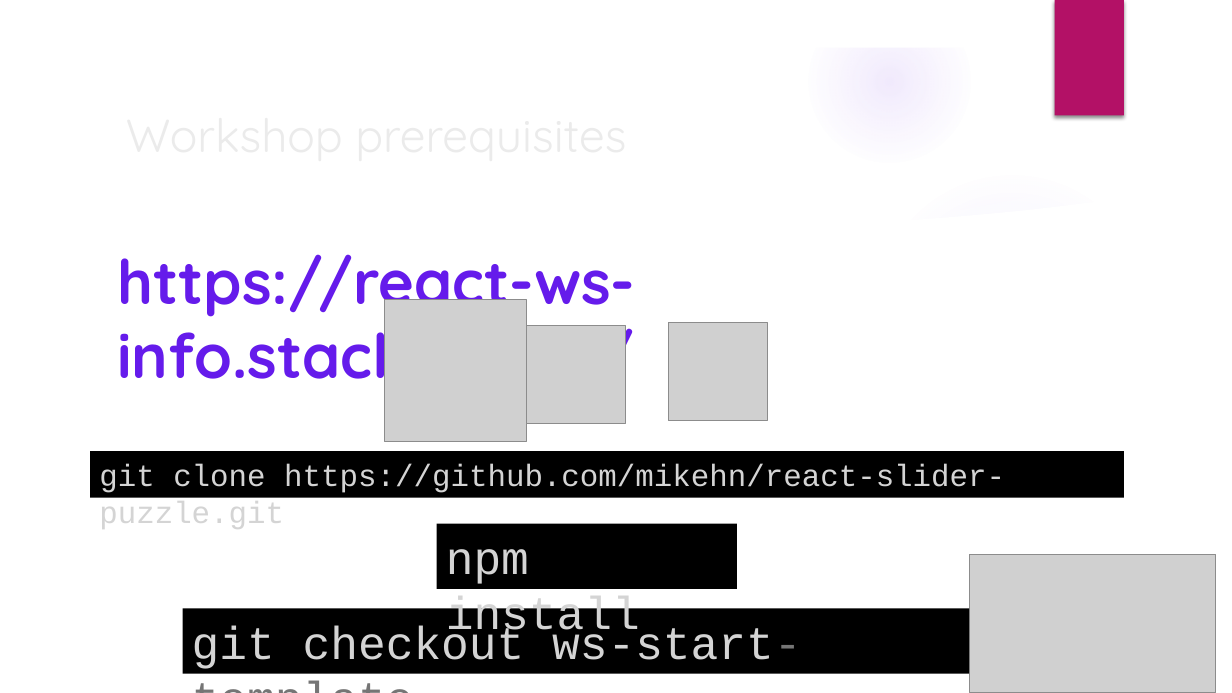
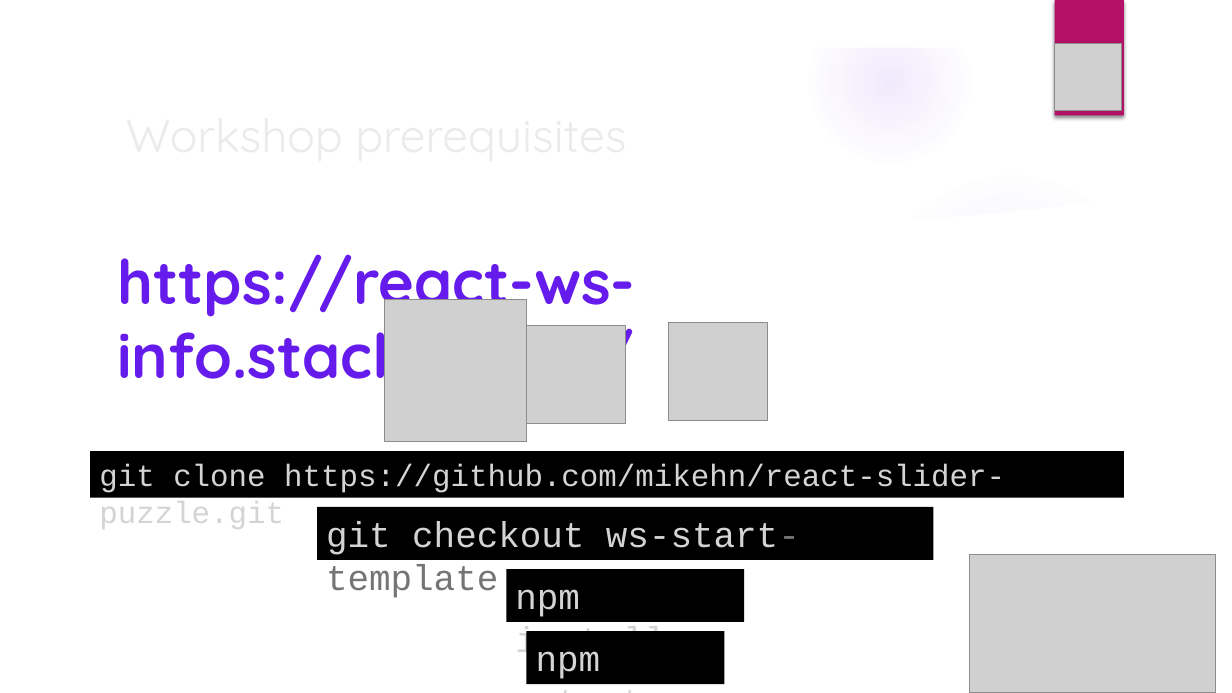
Before and after one commit to mikehn/react-slider-puzzle, a slide deck: slide 38 of React_SWPC_Workshop.pptx. Drawn at 1232x693 pixels with LibreOffice and Linux fonts; fonts in the diff are those of the drawing; grey boxes stand for pictures; background and template pictures are left out. Boxes give left, top, right and bottom in pixels: in the first picture for what was removed or moved away, otherwise in the second. Text is boxed around its words. In the diff, an @@ line names an element or a change of style, - is before the commit and + after.

Commit message:
Update: presentation small photo updates

```diff
--- a/React_SWPC_Workshop.pptx
+++ b/React_SWPC_Workshop.pptx
@@ picture added at bbox=[1055, 43, 1121, 110] @@
@@ rectangle "git checkout ws-start-template" at bbox=[317, 507, 933, 560]: size 36 to 28 pt @@
@@ rectangle "git checkout ws-start-template": place and size @@
-rectangle "git checkout ws-start-template" at bbox=[183, 609, 970, 675]
+rectangle "git checkout ws-start-template" at bbox=[317, 507, 933, 560]
@@ rectangle "npm install": place and size @@
-rectangle "npm install" at bbox=[437, 524, 738, 590]
+rectangle "npm install" at bbox=[506, 569, 744, 622]
@@ rectangle "npm install" at bbox=[506, 569, 744, 622]: size 36 to 28 pt @@
@@ rectangle added at bbox=[527, 631, 725, 684], fill #000000, 28 pt, text #D4D4D4 @@
+npm start
```
Also in this commit, not shown: 4 other slides changed.
